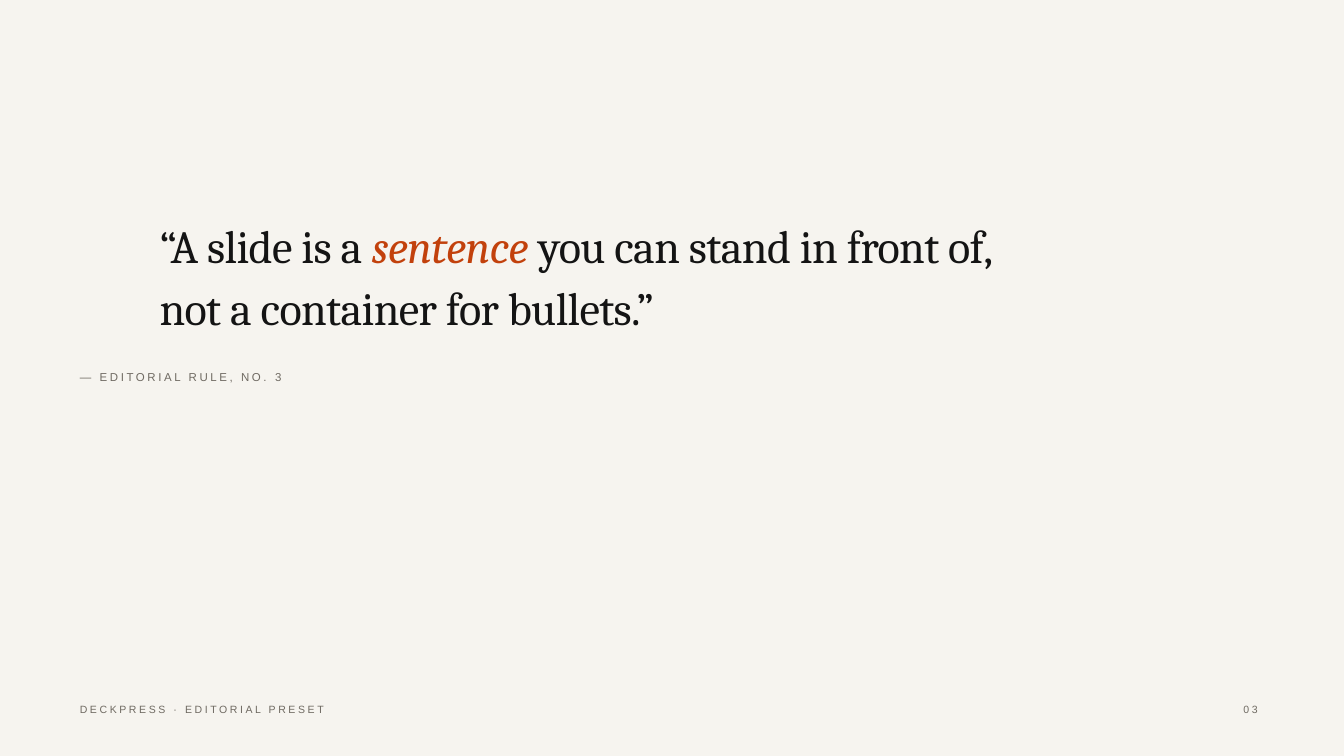
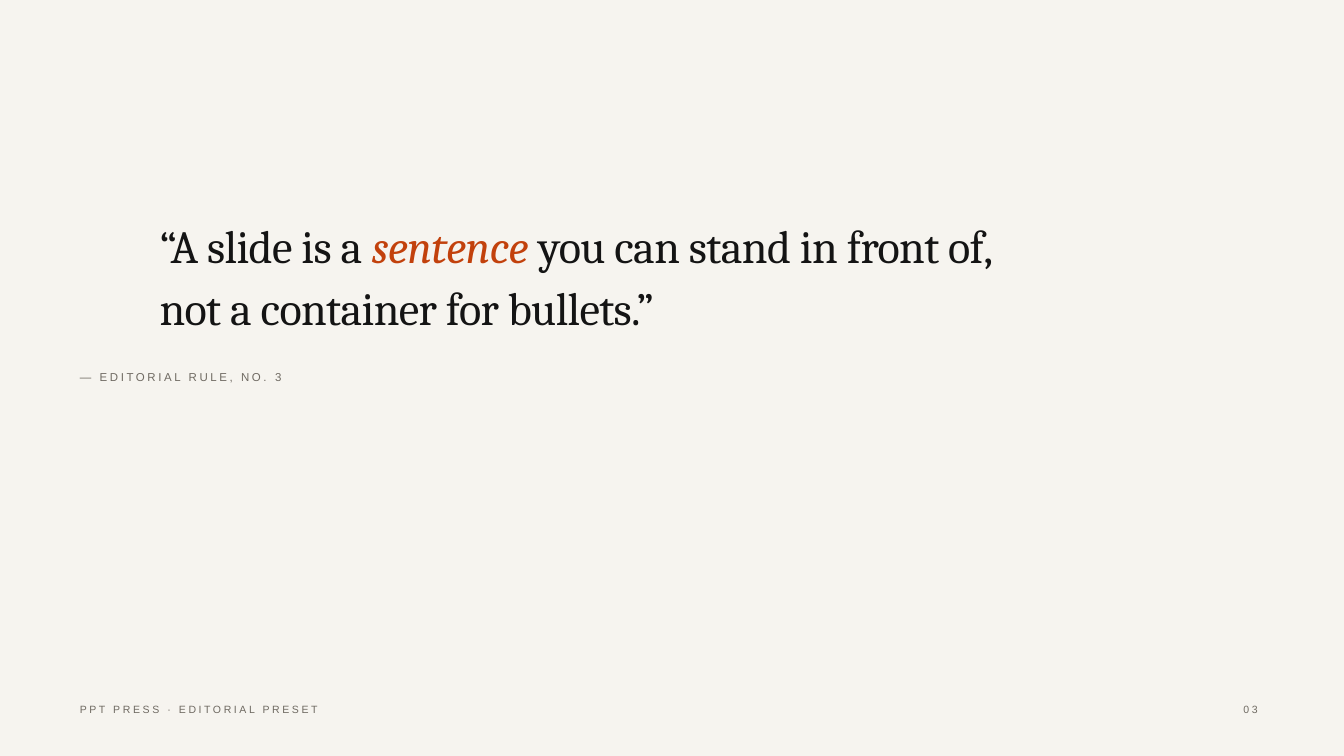
Before and after one commit to CrAckerDrv/pptpress, a slide deck: slide 3 of examples/editorial-keynote.pptx. Drawn at 1344x756 pixels with LibreOffice and Linux fonts; fonts in the diff are those of the drawing. Boxes give left, top, right and bottom in pixels: in the first picture for what was removed or moved away, otherwise in the second. Text is boxed around its words. In the diff, an @@ line names an element or a change of style, - is before the commit and + after.

```diff
--- a/examples/editorial-keynote.pptx
+++ b/examples/editorial-keynote.pptx
@@ text at (80, 705, 318, 713): text changed @@
-DECKPRESS · EDITORIAL PRESET
+PPT PRESS · EDITORIAL PRESET
```
Also in this commit, not shown: 3 other slides changed, 44 other files.
